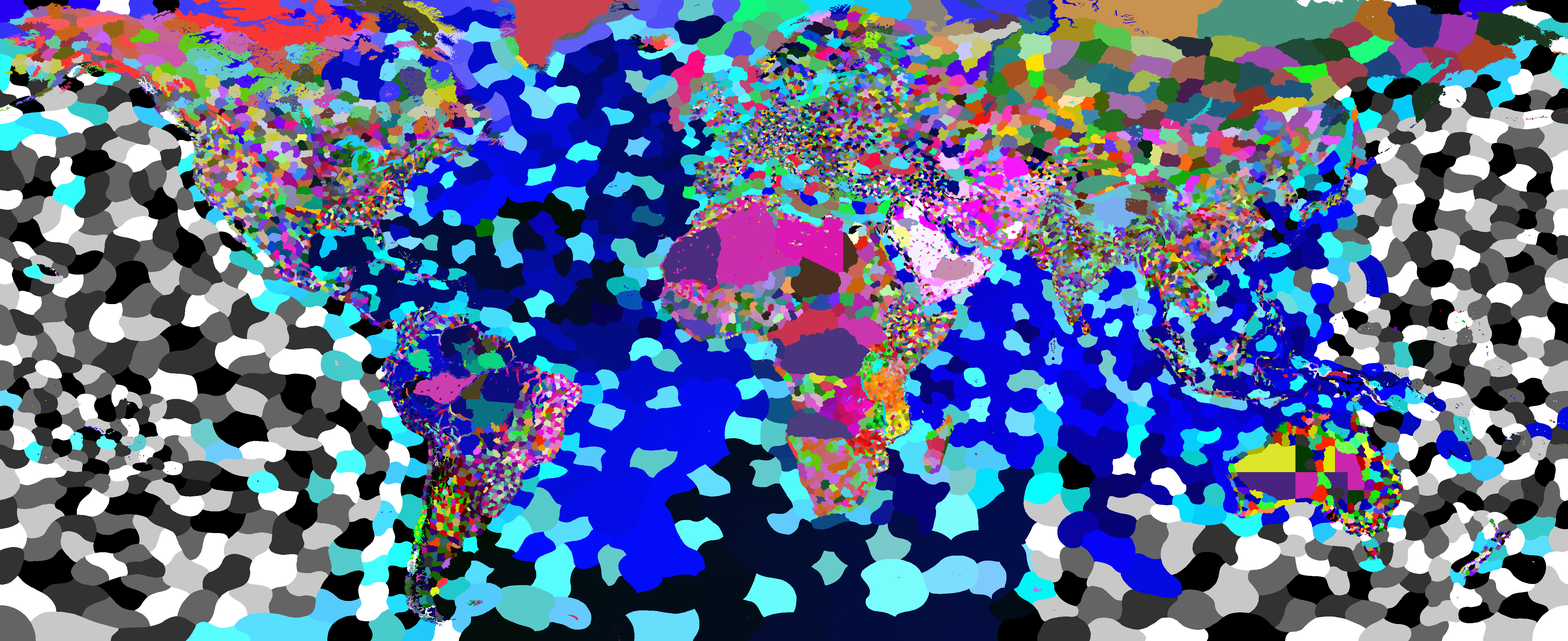
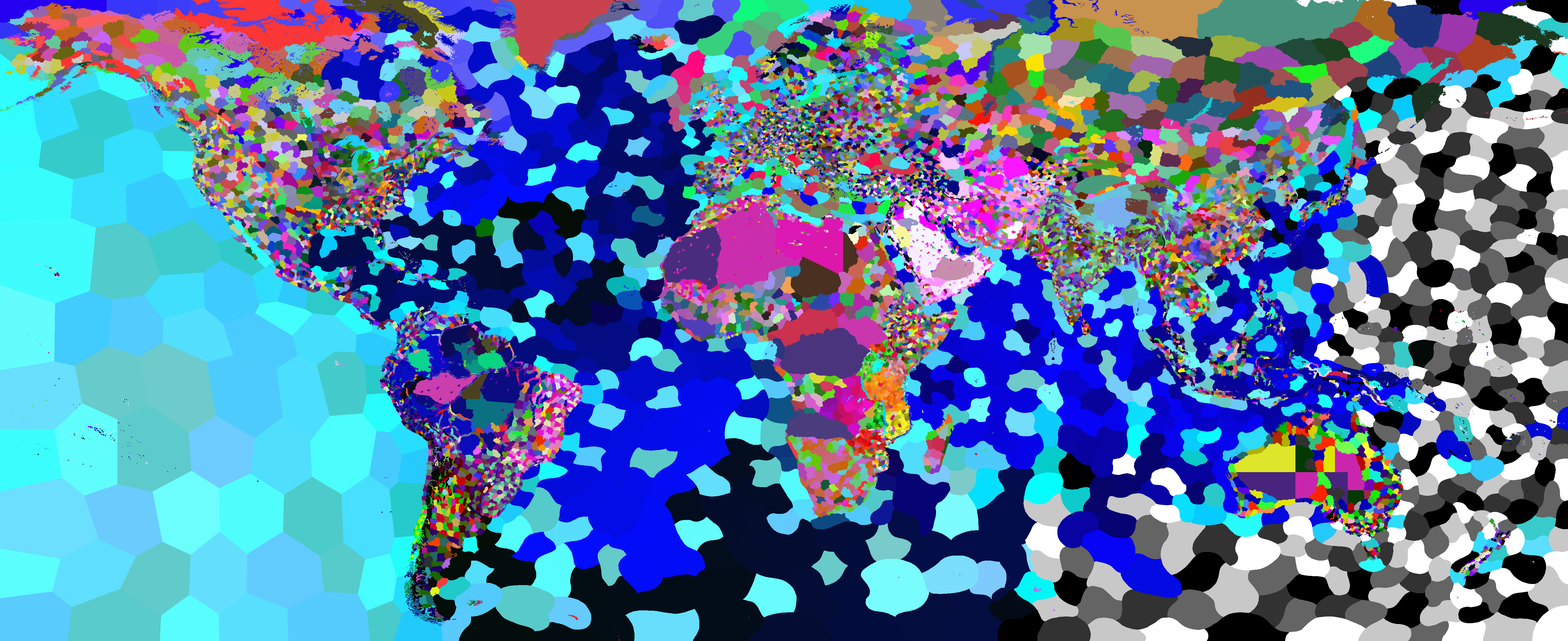
Layers edited between the first and the second 1568x641 image:
hid "Inklistrat lager", moved it below "Lager" over [0, 0, 462, 641]
